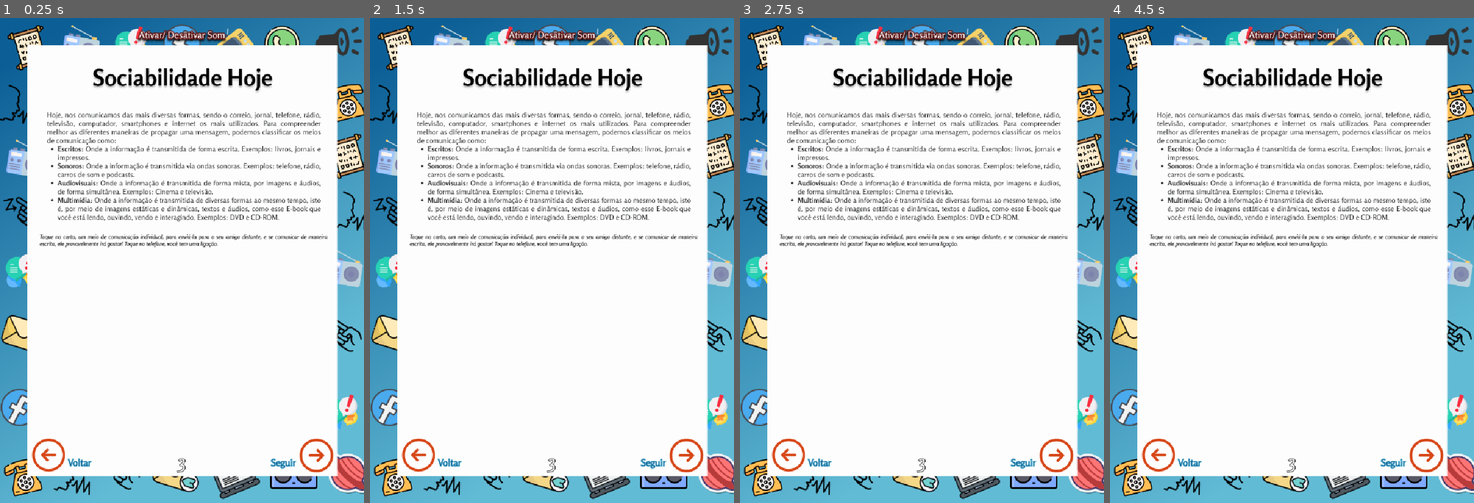
Above: before the commit, frames 1-4 (left to right).
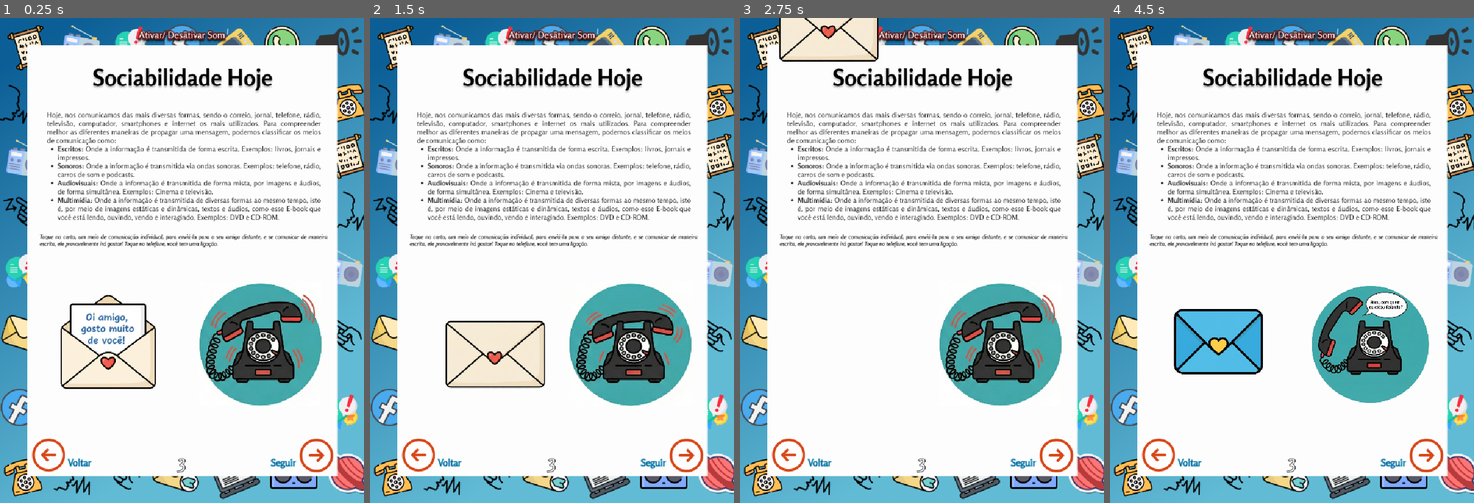
Above: after the commit, the same moments.

Repository: GeladeiraVoadora/compgrafica20252
Game: Godot game, scene res://p2/pagina2.tscn
Same seed, same stepped clock (60 frames per second), same inputs: the game is played once before the commit and once after it. This scene is started directly instead of the project's main scene.
Inputs (mouse positions are in pixels of both pictures, inside the frame that each line leads up to):
- Up to frame 1 (0.25 s): no input
- Up to frame 2 (1.5 s): move the mouse to (632, 236) at 0.52 s; click (632, 236) at 0.67 s; move the mouse to (479, 284) at 1.27 s; click (479, 284) at 1.42 s
- Up to frame 3 (2.75 s): move the mouse to (958, 153) at 2.02 s; click (958, 153) at 2.17 s
- Up to frame 4 (4.5 s): move the mouse to (1273, 357) at 2.77 s; click (1273, 357) at 2.92 s; move the mouse to (1401, 333) at 3.52 s; click (1401, 333) at 3.67 s; move the mouse to (1182, 187) at 4.27 s; click (1182, 187) at 4.42 s

The runs differ from the first frame. In frame 1, 9.8% of the frame differs, in the area x 16-89%, y 54-80%; in frame 2, 10%, in the area x 20-89%, y 54-80%; in frame 3, 9.1%; in frame 4, 8.9%.

Commit message:
p1, p2, p3

Diff:
--- a/p2/pagina2.tscn
+++ b/p2/pagina2.tscn
@@ -1,9 +1,181 @@
-[gd_scene load_steps=5 format=3 uid="uid://bpa0i13r3p7u2"]
+[gd_scene load_steps=23 format=3 uid="uid://bpa0i13r3p7u2"]
 
 [ext_resource type="Texture2D" uid="uid://cdtl8pyodc1a4" path="res://p2/P2.png" id="1_2a0te"]
 [ext_resource type="Script" uid="uid://qpwu3rvnutrd" path="res://p2/pagina_2.gd" id="2_24tub"]
 [ext_resource type="Texture2D" uid="uid://b5epuaimc8cqk" path="res://assets/ArrowCircleLeft.png" id="3_ugi84"]
 [ext_resource type="Texture2D" uid="uid://bqutqkdfte6s2" path="res://assets/ArrowCircleRightOrange.png" id="4_0h83j"]
+[ext_resource type="Texture2D" uid="uid://mi4jnw02aotq" path="res://p2/telefoneLIgado.png" id="5_0h83j"]
+[ext_resource type="Texture2D" uid="uid://3ge10uss65ew" path="res://p2/semtitulo.png" id="6_1pnqs"]
+[ext_resource type="Texture2D" uid="uid://c2l2hicn3vljm" path="res://p2/cartaamigofechada.png" id="7_ng52a"]
+[ext_resource type="Texture2D" uid="uid://dxokdsvrawgna" path="res://p2/carta.png" id="7_vnmhc"]
+[ext_resource type="Texture2D" uid="uid://ceehfg8yqu13v" path="res://p2/cartafechada.png" id="8_vnmhc"]
+
+[sub_resource type="CircleShape2D" id="CircleShape2D_du2o3"]
+
+[sub_resource type="AtlasTexture" id="AtlasTexture_vnmhc"]
+atlas = ExtResource("6_1pnqs")
+region = Rect2(395, 0, 395, 395)
+
+[sub_resource type="AtlasTexture" id="AtlasTexture_du2o3"]
+atlas = ExtResource("6_1pnqs")
+region = Rect2(790, 0, 395, 395)
+
+[sub_resource type="AtlasTexture" id="AtlasTexture_8geqa"]
+atlas = ExtResource("6_1pnqs")
+region = Rect2(0, 395, 395, 395)
+
+[sub_resource type="AtlasTexture" id="AtlasTexture_thbye"]
+atlas = ExtResource("6_1pnqs")
+region = Rect2(395, 395, 395, 395)
+
+[sub_resource type="AtlasTexture" id="AtlasTexture_gko47"]
+atlas = ExtResource("6_1pnqs")
+region = Rect2(790, 395, 395, 395)
+
+[sub_resource type="AtlasTexture" id="AtlasTexture_rdljm"]
+atlas = ExtResource("6_1pnqs")
+region = Rect2(0, 790, 395, 395)
+
+[sub_resource type="AtlasTexture" id="AtlasTexture_r3nwi"]
+atlas = ExtResource("6_1pnqs")
+region = Rect2(395, 790, 395, 395)
+
+[sub_resource type="AtlasTexture" id="AtlasTexture_h37k4"]
+atlas = ExtResource("6_1pnqs")
+region = Rect2(790, 790, 395, 395)
+
+[sub_resource type="SpriteFrames" id="SpriteFrames_gk5ca"]
+animations = [{
+"frames": [{
+"duration": 1.0,
+"texture": ExtResource("5_0h83j")
+}],
+"loop": true,
+"name": &"atendido",
+"speed": 5.0
+}, {
+"frames": [{
+"duration": 1.0,
+"texture": SubResource("AtlasTexture_vnmhc")
+}, {
+"duration": 1.0,
+"texture": SubResource("AtlasTexture_du2o3")
+}, {
+"duration": 1.0,
+"texture": SubResource("AtlasTexture_8geqa")
+}, {
+"duration": 1.0,
+"texture": SubResource("AtlasTexture_thbye")
+}, {
+"duration": 1.0,
+"texture": SubResource("AtlasTexture_gko47")
+}, {
+"duration": 1.0,
+"texture": SubResource("AtlasTexture_rdljm")
+}, {
+"duration": 1.0,
+"texture": SubResource("AtlasTexture_r3nwi")
+}, {
+"duration": 1.0,
+"texture": SubResource("AtlasTexture_h37k4")
+}, {
+"duration": 1.0,
+"texture": SubResource("AtlasTexture_r3nwi")
+}, {
+"duration": 1.0,
+"texture": SubResource("AtlasTexture_rdljm")
+}, {
+"duration": 1.0,
+"texture": SubResource("AtlasTexture_gko47")
+}, {
+"duration": 1.0,
+"texture": SubResource("AtlasTexture_thbye")
+}, {
+"duration": 1.0,
+"texture": SubResource("AtlasTexture_8geqa")
+}, {
+"duration": 1.0,
+"texture": SubResource("AtlasTexture_du2o3")
+}, {
+"duration": 1.0,
+"texture": SubResource("AtlasTexture_vnmhc")
+}],
+"loop": true,
+"name": &"telefone",
+"speed": 18.0
+}]
+
+[sub_resource type="Animation" id="Animation_8geqa"]
+resource_name = "carta"
+length = 3.0
+tracks/0/type = "value"
+tracks/0/imported = false
+tracks/0/enabled = true
+tracks/0/path = NodePath("Carta:position")
+tracks/0/interp = 1
+tracks/0/loop_wrap = true
+tracks/0/keys = {
+"times": PackedFloat32Array(0, 0.33333334, 0.6333333, 0.93333334, 1.2, 1.5, 1.8, 2.1, 2.3666666, 2.67, 3),
+"transitions": PackedFloat32Array(1, 1, 1, 1, 1, 1, 1, 1, 1, 1, 1),
+"update": 0,
+"values": [Vector2(104, 556), Vector2(336, 699), Vector2(372, 297), Vector2(78, 329), Vector2(218.99998, -40), Vector2(-252, -253), Vector2(218.99998, -40), Vector2(442, 216), Vector2(47, 260), Vector2(520, 537), Vector2(104, 556)]
+}
+tracks/1/type = "value"
+tracks/1/imported = false
+tracks/1/enabled = true
+tracks/1/path = NodePath("Carta:texture_normal")
+tracks/1/interp = 1
+tracks/1/loop_wrap = true
+tracks/1/keys = {
+"times": PackedFloat32Array(0, 1.5),
+"transitions": PackedFloat32Array(1, 1),
+"update": 1,
+"values": [ExtResource("8_vnmhc"), ExtResource("7_ng52a")]
+}
+
+[sub_resource type="Animation" id="Animation_thbye"]
+length = 0.001
+tracks/0/type = "value"
+tracks/0/imported = false
+tracks/0/enabled = true
+tracks/0/path = NodePath("Carta:position")
+tracks/0/interp = 1
+tracks/0/loop_wrap = true
+tracks/0/keys = {
+"times": PackedFloat32Array(0),
+"transitions": PackedFloat32Array(1),
+"update": 0,
+"values": [Vector2(104, 556)]
+}
+tracks/1/type = "value"
+tracks/1/imported = false
+tracks/1/enabled = true
+tracks/1/path = NodePath("Carta:texture_normal")
+tracks/1/interp = 1
+tracks/1/loop_wrap = true
+tracks/1/keys = {
+"times": PackedFloat32Array(0),
+"transitions": PackedFloat32Array(1),
+"update": 1,
+"values": [ExtResource("7_vnmhc")]
+}
+tracks/2/type = "method"
+tracks/2/imported = false
+tracks/2/enabled = true
+tracks/2/path = NodePath("Telefone/Telefone")
+tracks/2/interp = 1
+tracks/2/loop_wrap = true
+tracks/2/keys = {
+"times": PackedFloat32Array(),
+"transitions": PackedFloat32Array(),
+"values": []
+}
+
+[sub_resource type="AnimationLibrary" id="AnimationLibrary_gko47"]
+_data = {
+&"RESET": SubResource("Animation_thbye"),
+&"carta": SubResource("Animation_8geqa")
+}
 
 [node name="TextureRect" type="TextureRect"]
 offset_right = 40.0
@@ -11,13 +183,36 @@
 texture = ExtResource("1_2a0te")
 script = ExtResource("2_24tub")
 
-[node name="TouchScreenButton" type="TouchScreenButton" parent="."]
+[node name="voltar" type="TouchScreenButton" parent="."]
 position = Vector2(60, 880)
 texture_normal = ExtResource("3_ugi84")
 
-[node name="TouchScreenButton2" type="TouchScreenButton" parent="."]
+[node name="seguir" type="TouchScreenButton" parent="."]
 position = Vector2(624, 880)
 texture_normal = ExtResource("4_0h83j")
 
-[connection signal="pressed" from="TouchScreenButton" to="." method="_on_touch_screen_button_pressed"]
-[connection signal="pressed" from="TouchScreenButton2" to="." method="_on_touch_screen_button_2_pressed"]
+[node name="Telefone" type="TouchScreenButton" parent="."]
+position = Vector2(549, 689)
+scale = Vector2(11, 11)
+shape = SubResource("CircleShape2D_du2o3")
+
+[node name="Telefone" type="AnimatedSprite2D" parent="Telefone"]
+scale = Vector2(0.05, 0.05)
+sprite_frames = SubResource("SpriteFrames_gk5ca")
+animation = &"atendido"
+frame_progress = 0.27028045
+
+[node name="Carta" type="TouchScreenButton" parent="."]
+position = Vector2(104, 556)
+scale = Vector2(0.5, 0.5)
+texture_normal = ExtResource("7_vnmhc")
+
+[node name="AnimationPlayer" type="AnimationPlayer" parent="."]
+libraries = {
+&"": SubResource("AnimationLibrary_gko47")
+}
+
+[connection signal="pressed" from="voltar" to="." method="_on_voltar_pressed"]
+[connection signal="pressed" from="seguir" to="." method="_on_seguir_pressed"]
+[connection signal="pressed" from="Telefone" to="." method="_on_telefone_pressed"]
+[connection signal="pressed" from="Carta" to="." method="_on_carta_pressed"]
--- a/p2/pagina_2.gd
+++ b/p2/pagina_2.gd
@@ -1,9 +1,32 @@
 extends TextureRect
 
+var carta = preload("res://p2/carta.png")
+var cartaAmigo = preload("res://p2/cartaamigo.png")
+var cartaAmigoFechado = preload("res://p2/cartaamigofechada.png")
 
-func _on_touch_screen_button_pressed() -> void:
+@onready var envelope = $Carta
+@onready var animacao = $AnimationPlayer
+@onready var telefone = $Telefone/Telefone
+
+func _on_voltar_pressed() -> void:
 	get_tree().change_scene_to_file("res://p1/pagina1.tscn")
 
 
-func _on_touch_screen_button_2_pressed() -> void:
+func _on_seguir_pressed() -> void:
 	get_tree().change_scene_to_file("res://p3/pagina3.tscn")
+
+
+func _on_carta_pressed() -> void:
+	if envelope.texture_normal == carta:
+		animacao.play("carta")
+	elif envelope.texture_normal == cartaAmigoFechado:
+		envelope.texture_normal = cartaAmigo
+
+func _ready() -> void:
+	telefone.scale = Vector2(0.06,0.06)
+	telefone.play("telefone")
+
+
+func _on_telefone_pressed() -> void:
+	telefone.scale = Vector2(0.045,0.045)
+	telefone.play("atendido")
Binary file added: p2/carta.png
Not shown, added: p2/carta.png.import
Binary file added: p2/cartaamigo.png
Not shown, added: p2/cartaamigo.png.import
Binary file added: p2/cartaamigofechada.png
Not shown, added: p2/cartaamigofechada.png.import
Binary file added: p2/cartafechada.png
Not shown, added: p2/cartafechada.png.import
